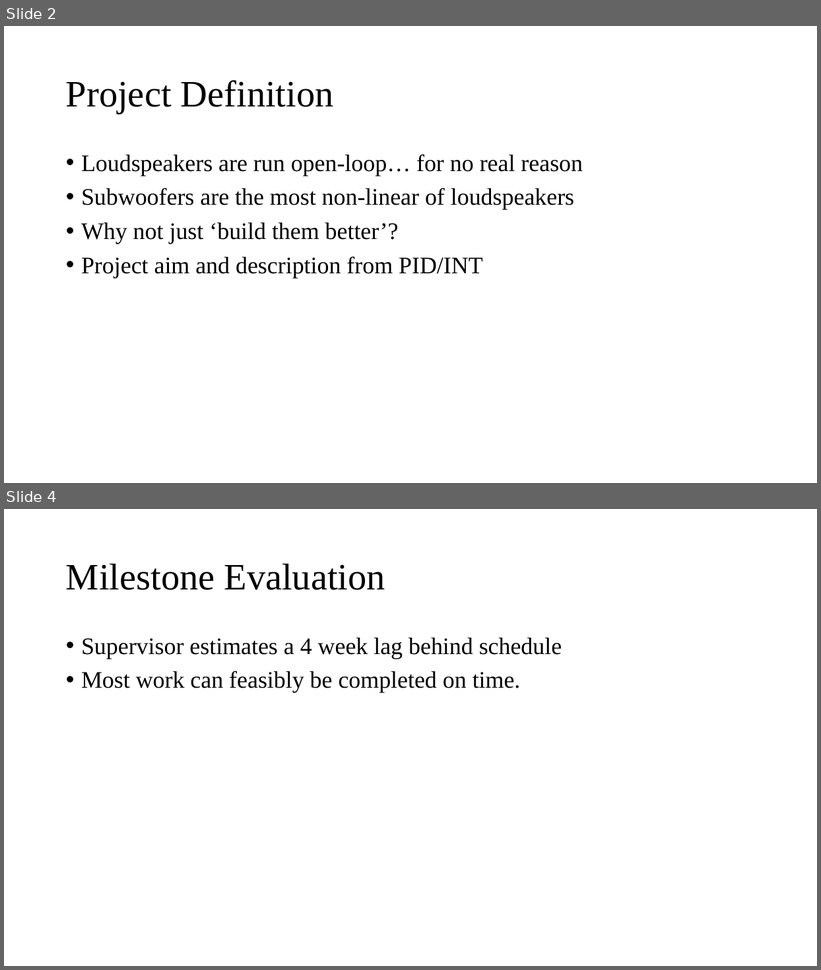
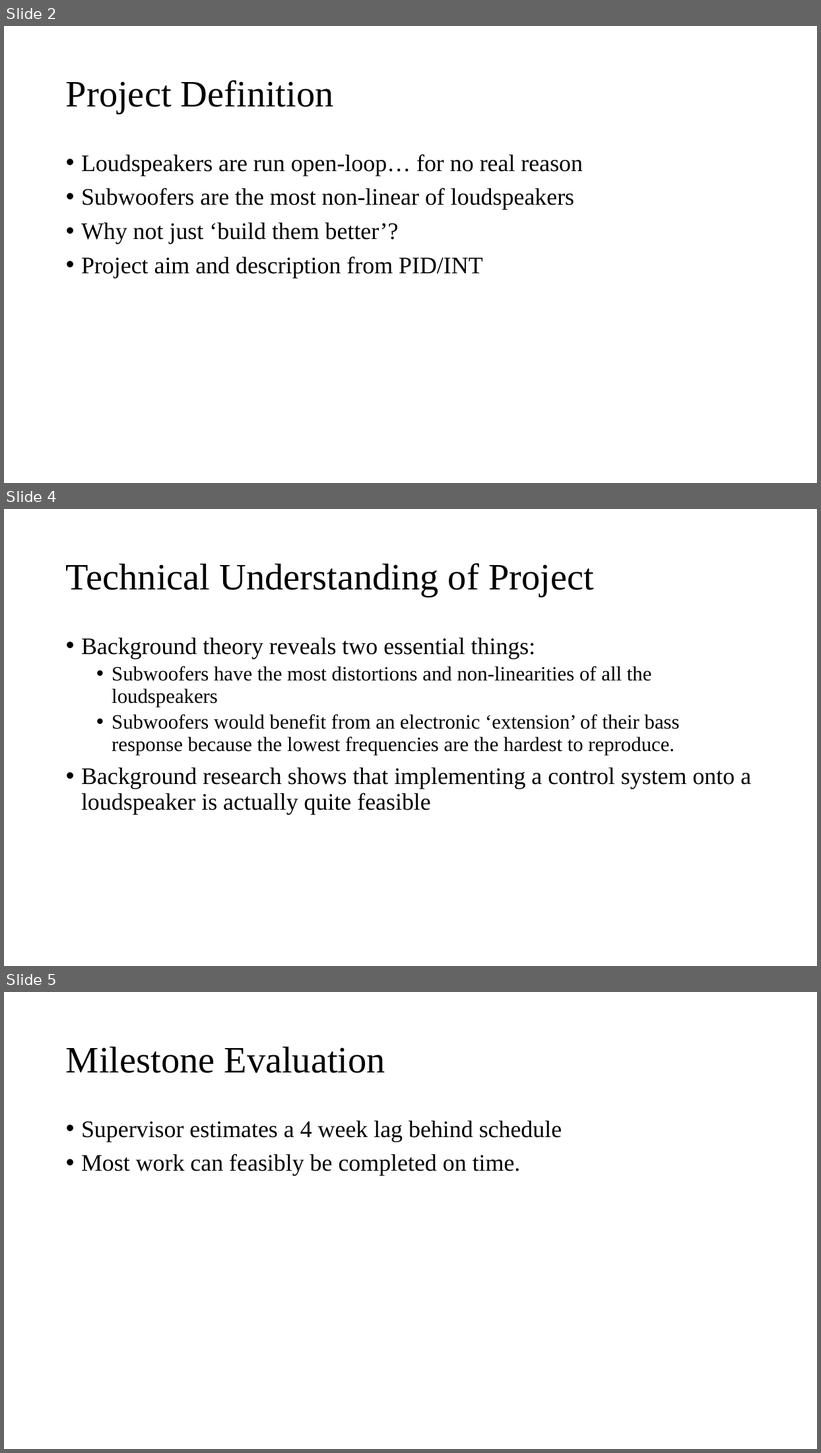
Before and after one commit to spez1998/3rd-year-project, a slide deck: Deliverables/2ndMarkerViva/viva_presentation.pptx. Shown one above the other, each under a label of ours: slides 2 and 4 before the commit, slides 2, 4 and 5 after it; the slides between them are not shown. The pictures are 821x970 and 821x1453 pixels, drawn with LibreOffice and Linux fonts; fonts in the diff are those of the drawing. Boxes give left, top, right and bottom in pixels: in the first picture for what was removed or moved away, otherwise in the second. Text is boxed around its words. In the diff, an @@ line names an element or a change of style, - is before the commit and + after.

```diff
--- a/Deliverables/2ndMarkerViva/viva_presentation.pptx
+++ b/Deliverables/2ndMarkerViva/viva_presentation.pptx
@@ slide 4 added at <box>4,509,817,966</box>, background #FFFFFF @@
@@ title added at <box>66,563,594,597</box>, 44 pt, text #000000 @@
+Technical Understanding of Project
@@ text added at <box>81,638,751,815</box>, 24 pt, text #000000 @@
+• Background theory reveals two essential things:
+  • Subwoofers have the most distortions and non-linearities of all the loudspeakers
+  • Subwoofers would benefit from an electronic ‘extension’ of their bass response because the lowest frequencies are the hardest to reproduce.
+• Background research shows that implementing a control system onto a loudspeaker is actually quite feasible
@@ what was slide 4 is now slide 5 @@
```
Also in this commit, not shown: 1 slide changed, 2 other files.
